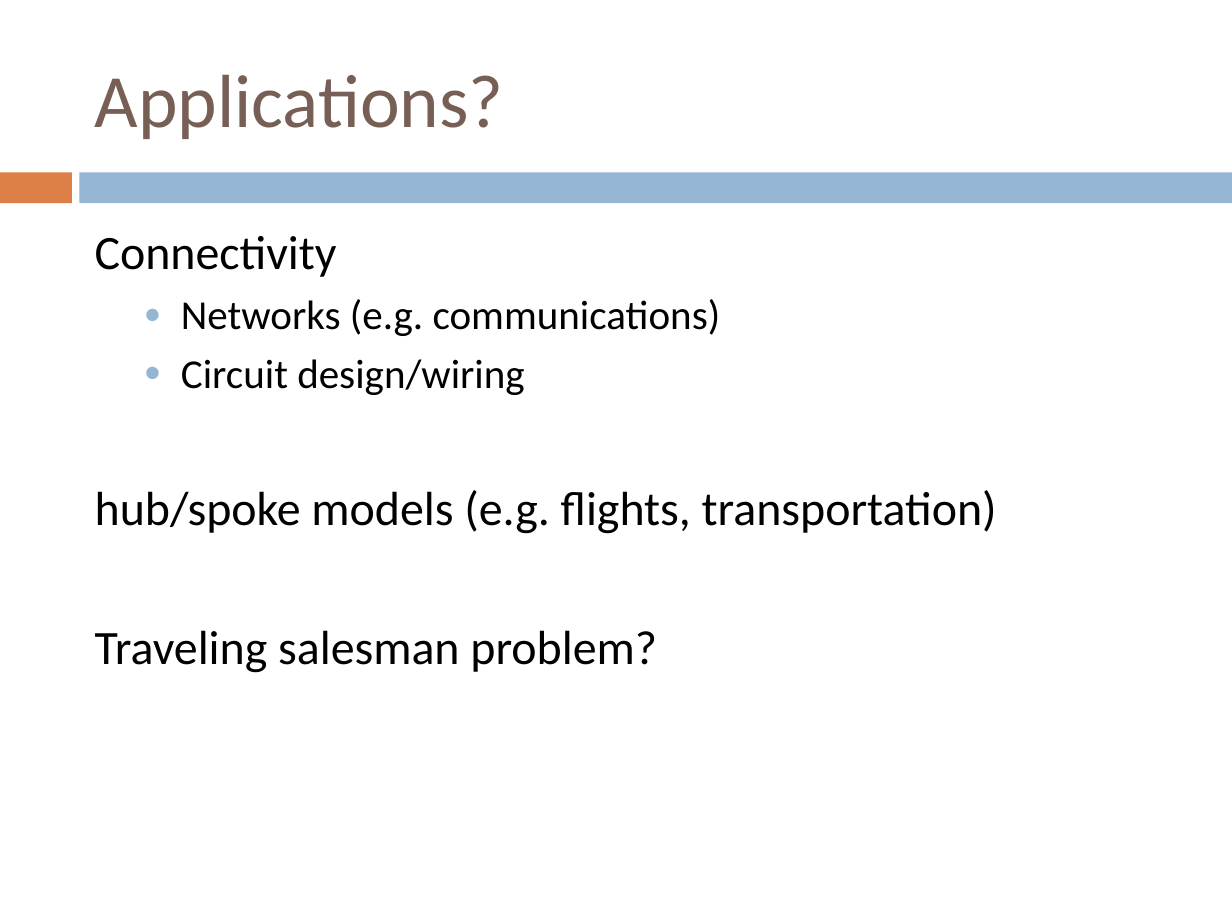
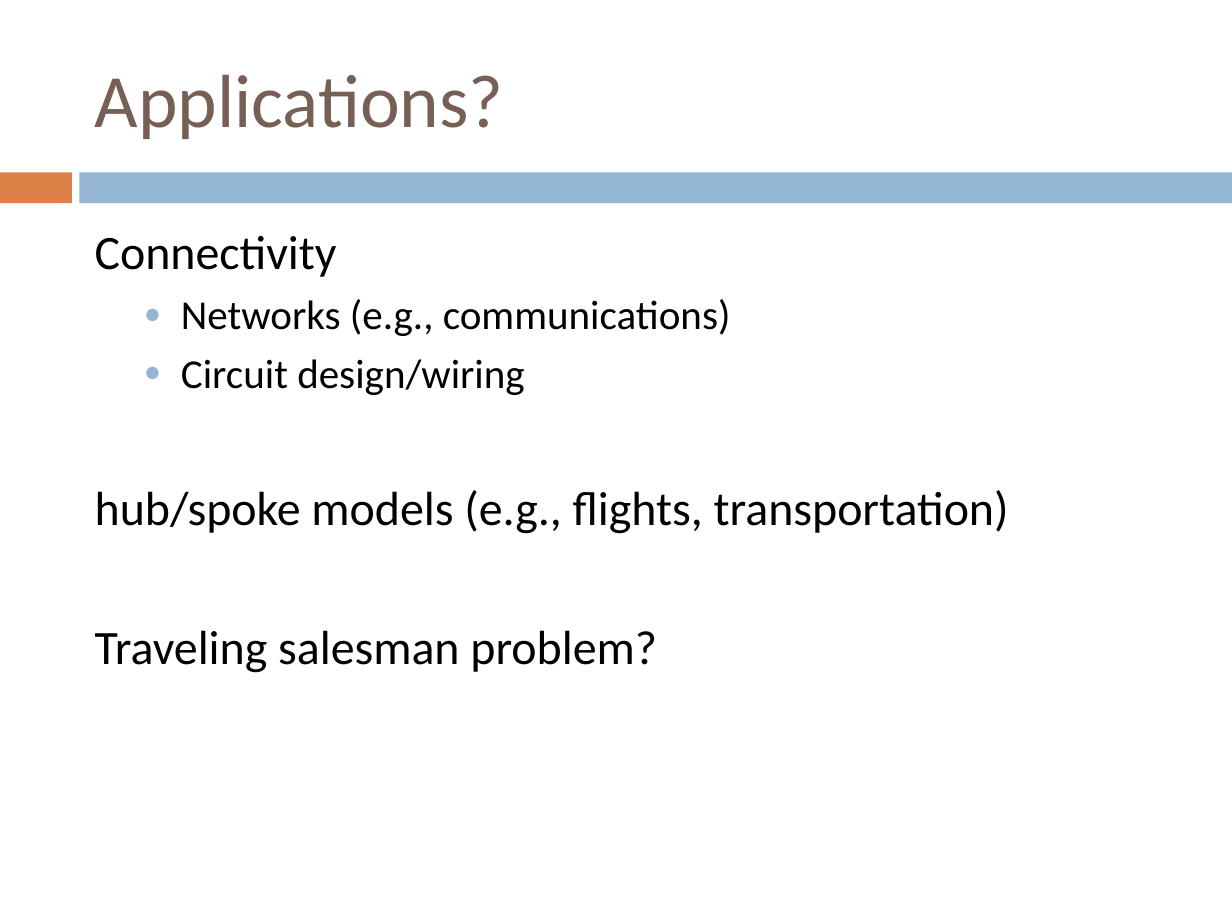
Before and after one commit to Collins-kariuk/Algorithms, a slide deck: slide 14 of Lectures/Lecture 18_More Graph Algorithms.pptx. Drawn at 1232x924 pixels with LibreOffice and Linux fonts; fonts in the diff are those of the drawing. Boxes give left, top, right and bottom in pixels: in the first picture for what was removed or moved away, otherwise in the second. Text is boxed around its words. In the diff, an @@ line names an element or a change of style, - is before the commit and + after.

```diff
--- a/Lectures/Lecture 18_More Graph Algorithms.pptx
+++ b/Lectures/Lecture 18_More Graph Algorithms.pptx
@@ text at (181,299,731,336): text changed @@
-  ● Networks (e.g. communications)
+  ● Networks (e.g., communications)
@@ text at (95,490,1009,534): text changed @@
-hub/spoke models (e.g. flights, transportation)
+hub/spoke models (e.g., flights, transportation)
```
Also in this commit, not shown: 3 other slides changed.
